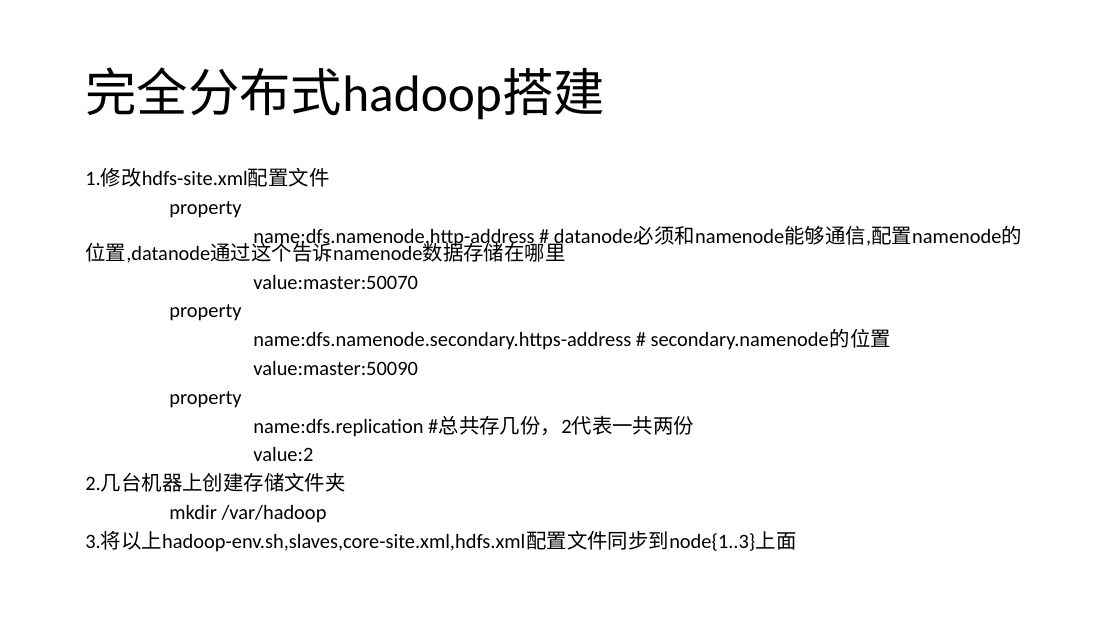
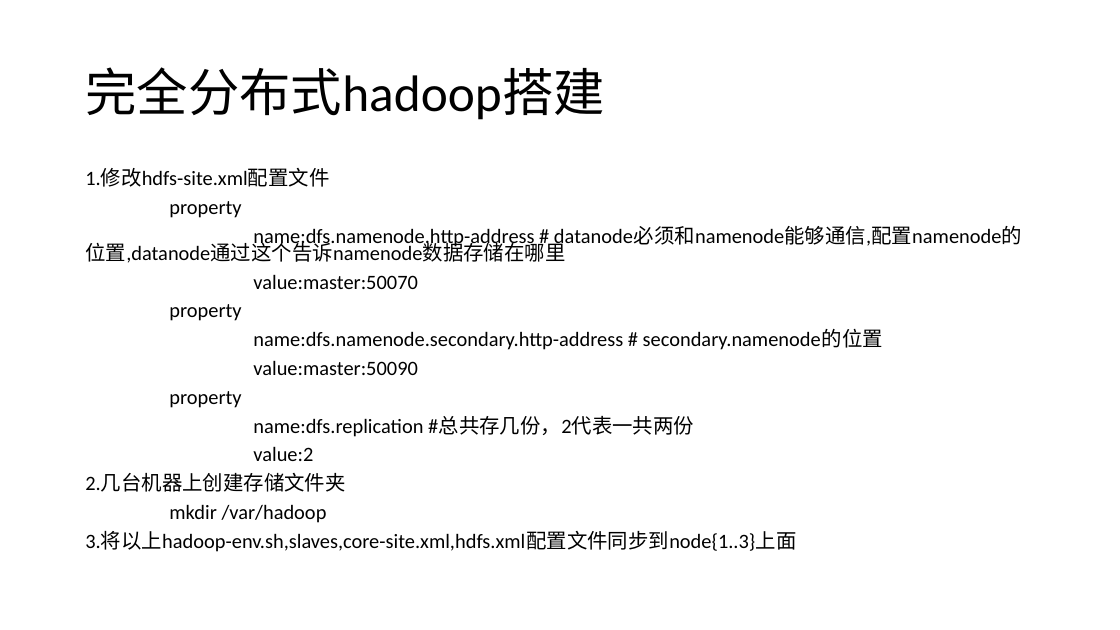
Before and after one commit to MX-Steve/cloud, a slide deck: slide 13 of hadoop/bigData.pptx. Drawn at 1120x630 pixels with LibreOffice and Linux fonts; fonts in the diff are those of the drawing. Boxes give left, top, right and bottom in pixels: in the first picture for what was removed or moved away, otherwise in the second. Text is boxed around its words. In the diff, an @@ line names an element or a change of style, - is before the commit and + after.

Commit message:
xx

```diff
--- a/hadoop/bigData.pptx
+++ b/hadoop/bigData.pptx
@@ text at (x1=253, y1=329, x2=883, y2=350): text changed @@
-name:dfs.namenode.secondary.https-address # secondary.namenode的位置
+name:dfs.namenode.secondary.http-address # secondary.namenode的位置
```
